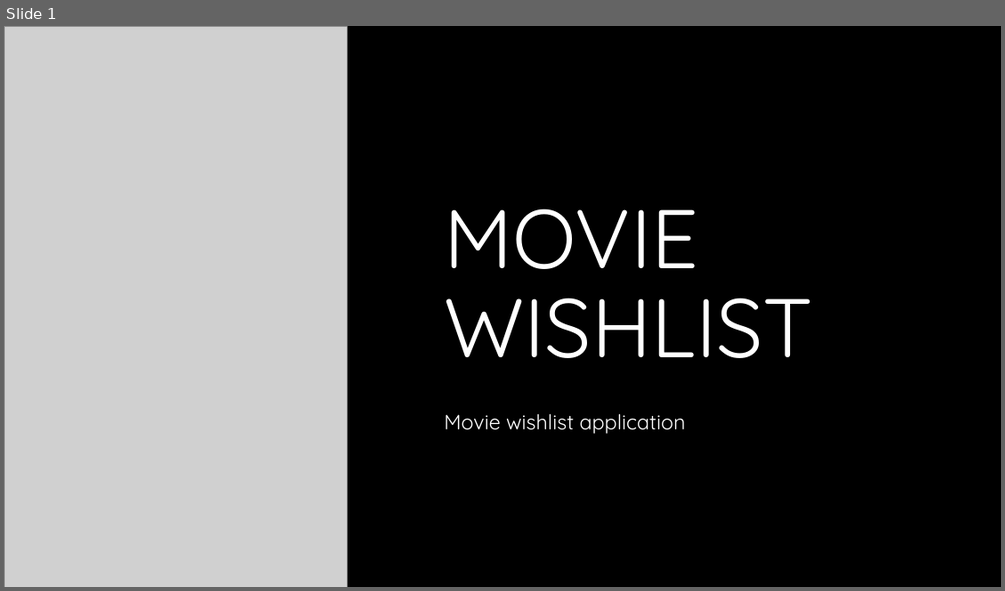
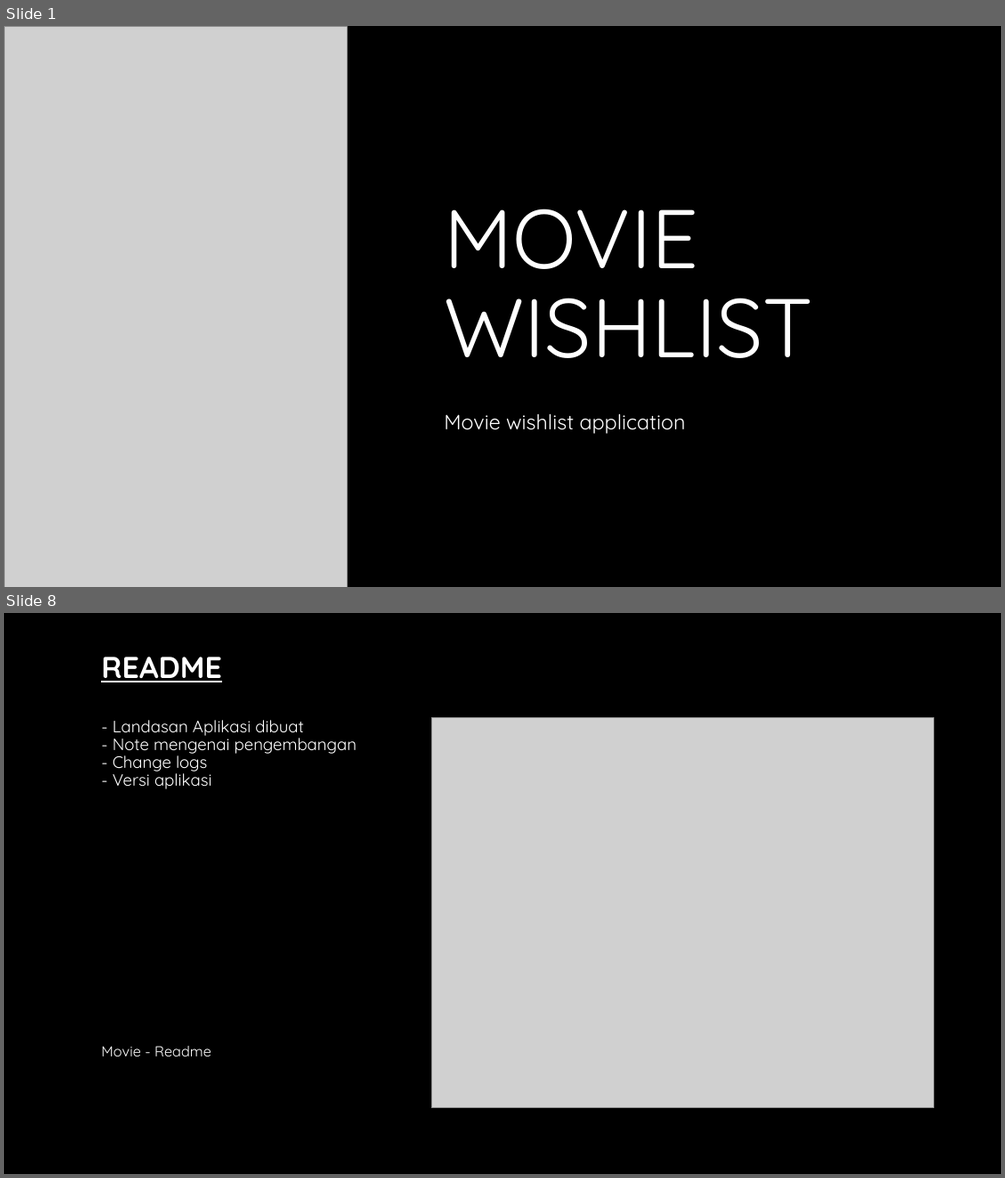
Before and after one commit to bk88collab/be-project, a slide deck: Presentasi/Movie Wishlist.pptx. Shown one above the other, each under a label of ours: slide 1 before the commit, slides 1 and 8 after it; the slides between them are not shown. The pictures are 1005x591 and 1005x1178 pixels, drawn with LibreOffice and Linux fonts; fonts in the diff are those of the drawing; grey boxes stand for pictures; background and template pictures are left out. Boxes give left, top, right and bottom in pixels: in the first picture for what was removed or moved away, otherwise in the second. Text is boxed around its words. In the diff, an @@ line names an element or a change of style, - is before the commit and + after.

```diff
--- a/Presentasi/Movie Wishlist.pptx
+++ b/Presentasi/Movie Wishlist.pptx
@@ slide 8 added at [4,613,1001,1174], background #000000 @@
@@ picture added at [432,718,933,1108] @@
@@ title added at [113,720,356,789], 16 pt, text #FFFFFF @@
+README
+- Landasan Aplikasi dibuat
+- Note mengenai pengembangan
+- Change logs
+- Versi aplikasi
@@ subtitle added at [101,1046,211,1056], 14 pt, text #FFFFFF @@
+Movie - Readme
```
Also in this commit, not shown: 4 slides changed, 4 other slides added, 15 other files.
